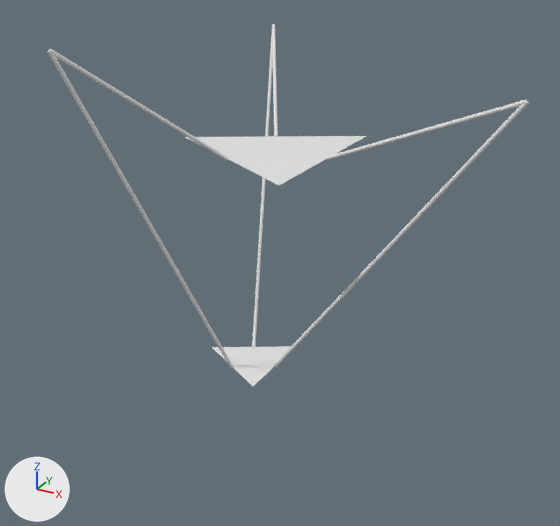
The Blender file blender/deltabot.blend: old version first, new version second.
One viewpoint serves both versions: a 50 mm lens placed at (1.89, -3.39, 1.07), pointed at (0.09, -0.13, -0.56). Every picture has the same lights, and +X, +Y and +Z are marked at lower left.

In view in the first picture: 'e', 'f', 're0', 're1', 're2', 'rf0', 'rf1', 'rf2'.
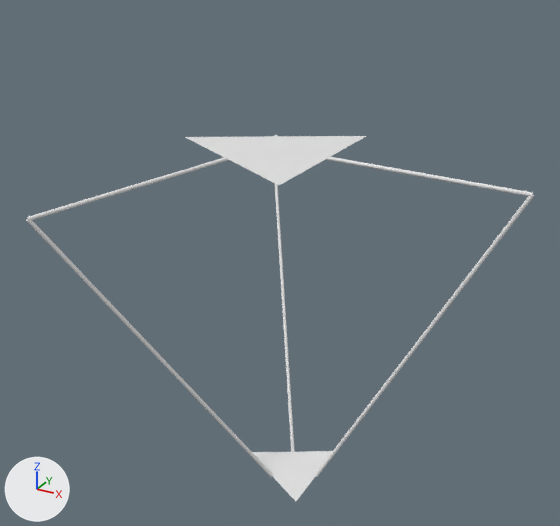
Changed parts and their boxes (x1, y1, x2, y2) in the pictures (560 x 526 px):
```json
{"object": "e", "change": "moved", "before": [212, 346, 291, 386], "after": [252, 451, 332, 501]}
{"object": "re2", "change": "moved, turned", "before": [47, 50, 233, 367], "after": [26, 219, 274, 477]}
{"object": "re0", "change": "moved, turned", "before": [274, 101, 529, 367], "after": [315, 195, 534, 477]}
{"object": "rf2", "change": "turned", "before": [49, 49, 228, 161], "after": [27, 157, 228, 220]}
{"object": "rf0", "change": "turned", "before": [327, 99, 528, 160], "after": [327, 156, 533, 196]}
{"object": "re1", "change": "moved, turned", "before": [252, 33, 273, 347], "after": [275, 184, 295, 452]}
{"object": "rf1", "change": "turned", "before": [272, 24, 278, 136], "on screen": "not visible afterwards"}
```

Scene script edits in JSON lines:
```json
{"op": "set", "path": "ob_rf2.rotation_euler", "old": "(0.0, -0.623, -2.094)", "new": "(0.0, 0.127, -2.094)", "note": "degrees (0, -36, -120) -> degrees (0, 7.3, -120)"}
{"op": "set", "path": "ob_rf1.rotation_euler", "old": "(0.0, -0.503, 2.094)", "new": "(0.0, 0.333, 2.094)", "note": "degrees (0, -29, 120) -> degrees (0, 19, 120)"}
{"op": "set", "path": "ob_rf0.rotation_euler", "old": "(0.0, -0.385, 0.0)", "new": "(0.0, 0.0282, 0.0)", "note": "degrees (0, -22, 0) -> degrees (0, 1.6, 0)"}
{"op": "set", "path": "ob_e.location", "old": "(-0.117, -0.07, -1.232)", "new": "(0.214, -0.192, -1.788)"}
{"op": "set", "path": "ob_re2.location", "old": "(-0.55, -0.953, 0.584)", "new": "(-0.64, -1.109, -0.127)"}
{"op": "set", "path": "ob_re2.rotation_euler", "old": "(0.0, -0.433, 1.126)", "new": "(0.0, -0.59, 0.792)", "note": "degrees (0, -25, 65) -> degrees (0, -34, 45)"}
{"op": "set", "path": "ob_re1.location", "old": "(-0.582, 1.009, 0.482)", "new": "(-0.617, 1.068, -0.327)"}
{"op": "set", "path": "ob_re1.rotation_euler", "old": "(0.0, -0.542, -1.18)", "new": "(0.0, -0.751, -0.982)", "note": "degrees (0, -31, -68) -> degrees (0, -43, -56)"}
{"op": "set", "path": "ob_re0.location", "old": "(1.215, 0.0, 0.376)", "new": "(1.288, 0.0, -0.028)"}
{"op": "set", "path": "ob_re0.rotation_euler", "old": "(0.0, -0.638, -3.083)", "new": "(0.0, -0.495, -2.938)", "note": "degrees (0, -37, -177) -> degrees (0, -28, -168)"}
```
